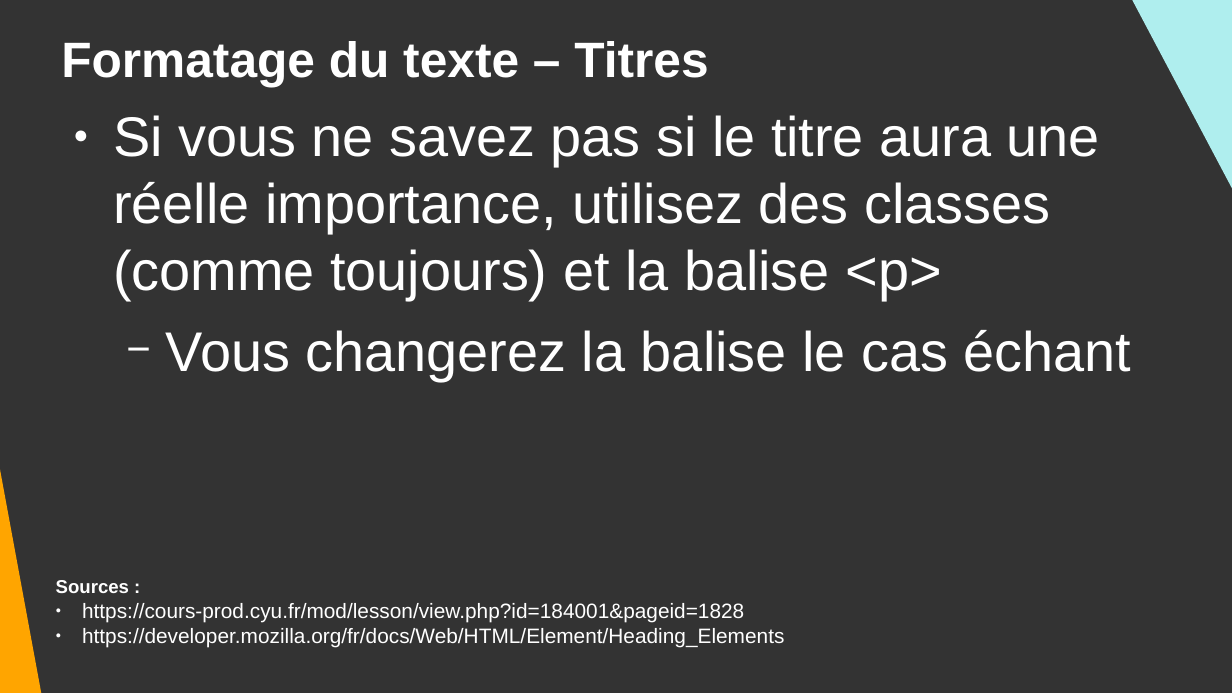
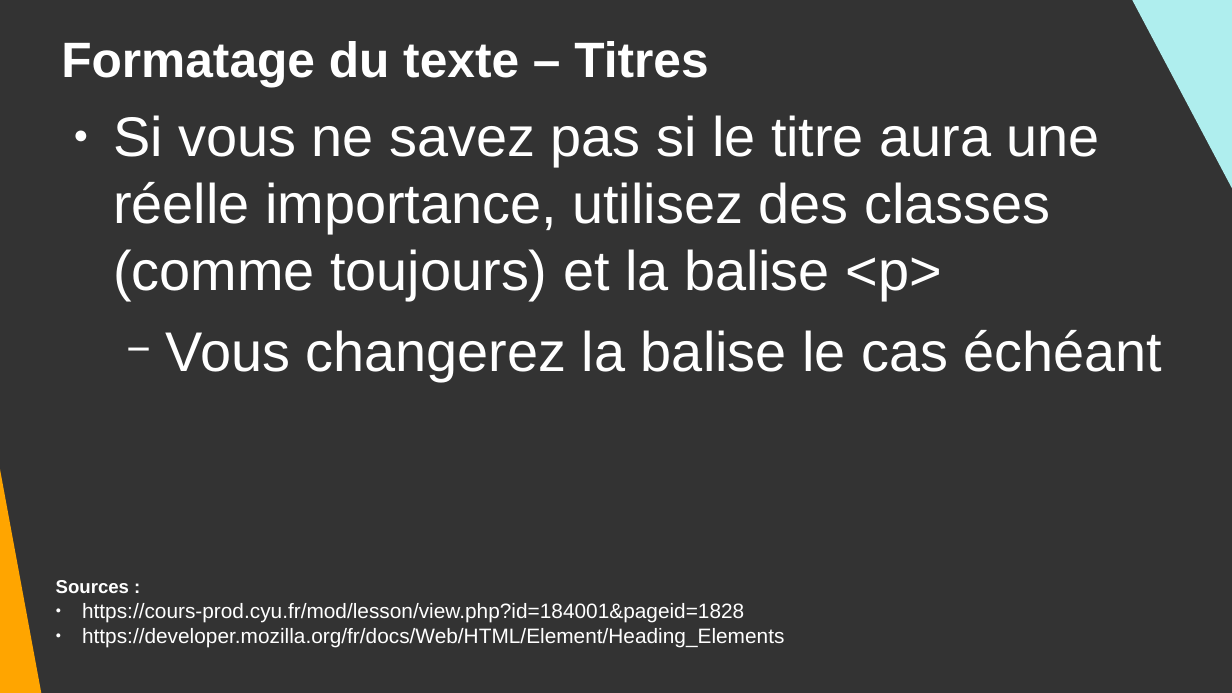
Before and after one commit to DanYellow/cours, a slide deck: slide 41 of integration-web-s1/travaux-pratiques/numero-4/presentation.odp. Drawn at 1232x693 pixels with LibreOffice and Linux fonts; fonts in the diff are those of the drawing. Boxes give left, top, right and bottom in pixels: in the first picture for what was removed or moved away, otherwise in the second. Text is boxed around its words. In the diff, an @@ line names an element or a change of style, - is before the commit and + after.

```diff
--- a/integration-web-s1/travaux-pratiques/numero-4/presentation.odp
+++ b/integration-web-s1/travaux-pratiques/numero-4/presentation.odp
@@ text at [166,330,1163,380]: text changed @@
-  − Vous changerez la balise le cas échant
+  − Vous changerez la balise le cas échéant
```
Also in this commit, not shown: 3 other slides changed, 1 slide added, 1 slide removed, 7 other files.
